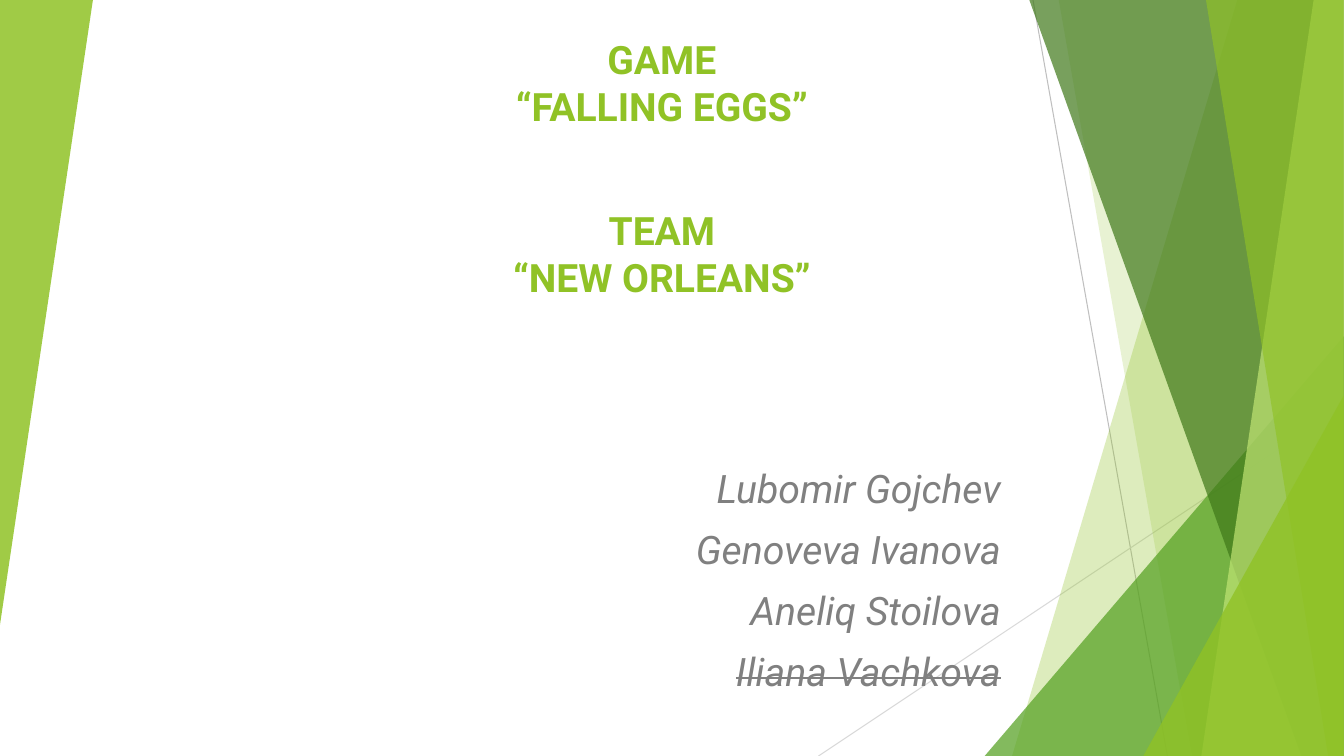
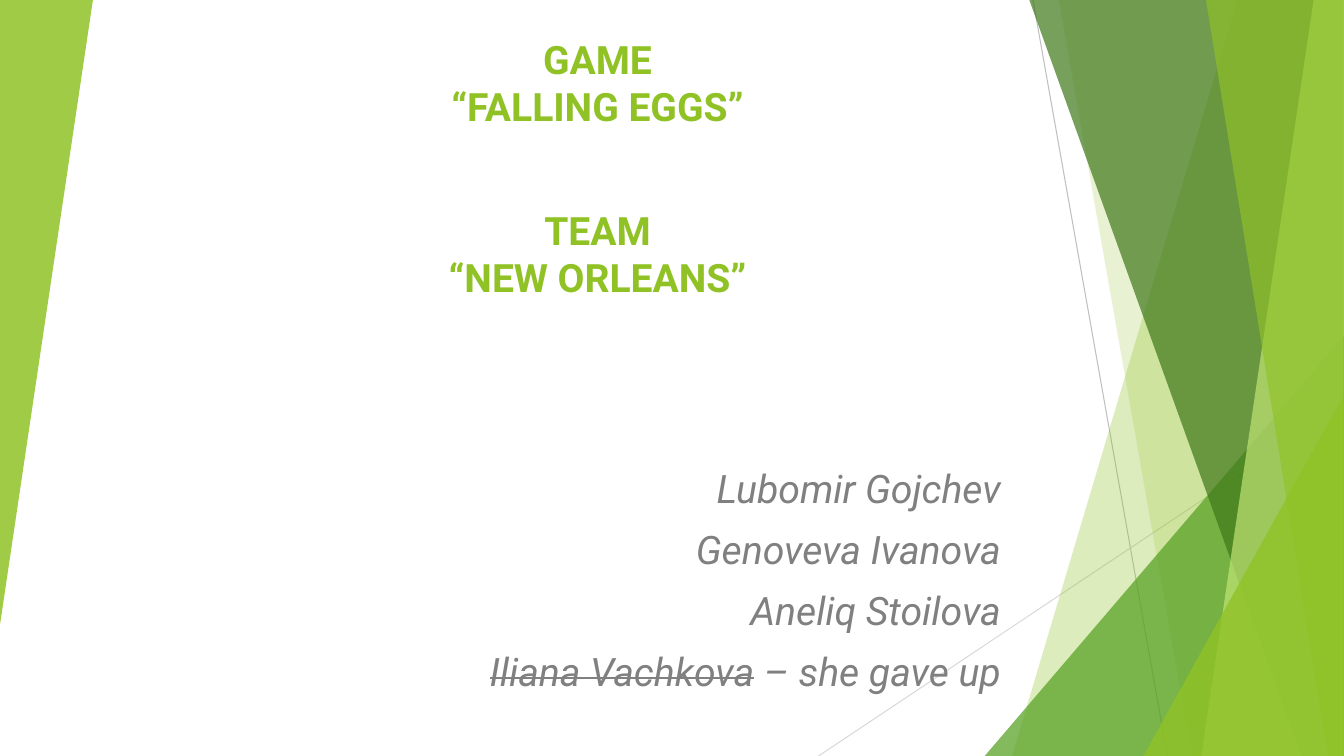
Before and after one commit to TeamNewOrleans/Project_Java_Game, a slide deck: slide 1 of Presentation/FallingEggs.pptx. Drawn at 1344x756 pixels with LibreOffice and Linux fonts; fonts in the diff are those of the drawing. Boxes give left, top, right and bottom in pixels: in the first picture for what was removed or moved away, otherwise in the second. Text is boxed around its words. In the diff, an @@ line names an element or a change of style, - is before the commit and + after.

```diff
--- a/Presentation/FallingEggs.pptx
+++ b/Presentation/FallingEggs.pptx
@@ title "GAME “FALLING EGGS” TEAM “NEW ...": place and size @@
-title "GAME “FALLING EGGS” TEAM “NEW ..." at [513, 46, 810, 293]
+title "GAME “FALLING EGGS” TEAM “NEW ..." at [449, 46, 746, 293]
@@ subtitle at [490, 656, 1001, 694]: text changed @@
-Iliana Vachkova
+Iliana Vachkova – she gave up
```
Also in this commit, not shown: 3 other slides changed, 36 other files.
